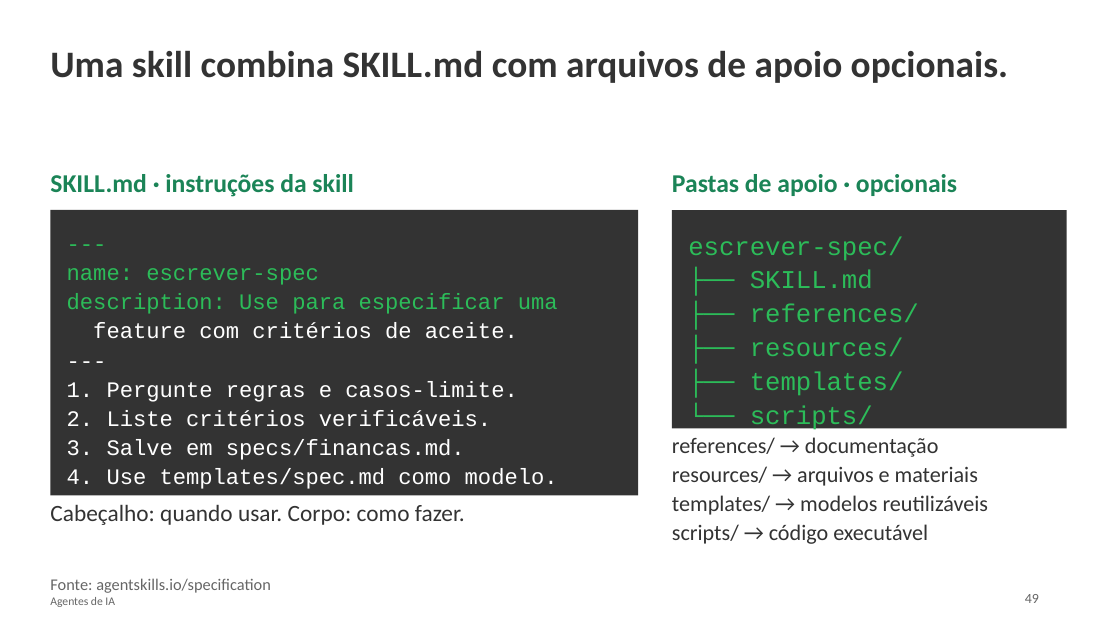
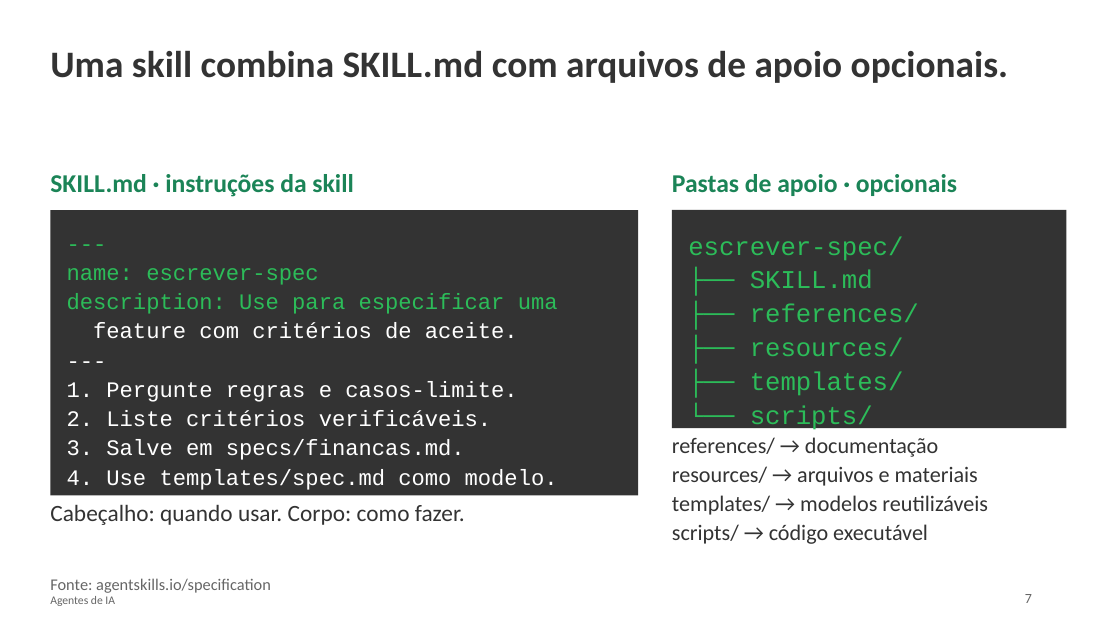
Before and after one commit to thiagoosiqueiraa/univas-minicurso-ia, a slide deck: slide 7 of apresentacao-dia2.pptx. Drawn at 1120x630 pixels with LibreOffice and Linux fonts; fonts in the diff are those of the drawing; background and template pictures are left out. Boxes give left, top, right and bottom in pixels: in the first picture for what was removed or moved away, otherwise in the second. Text is boxed around its words. In the diff, an @@ line names an element or a change of style, - is before the commit and + after.

```diff
--- a/apresentacao-dia2.pptx
+++ b/apresentacao-dia2.pptx
@@ text at [1025,594,1032,603]: text changed @@
-49
+7
```
Also in this commit, not shown: 27 other slides changed, 1 slide added.
